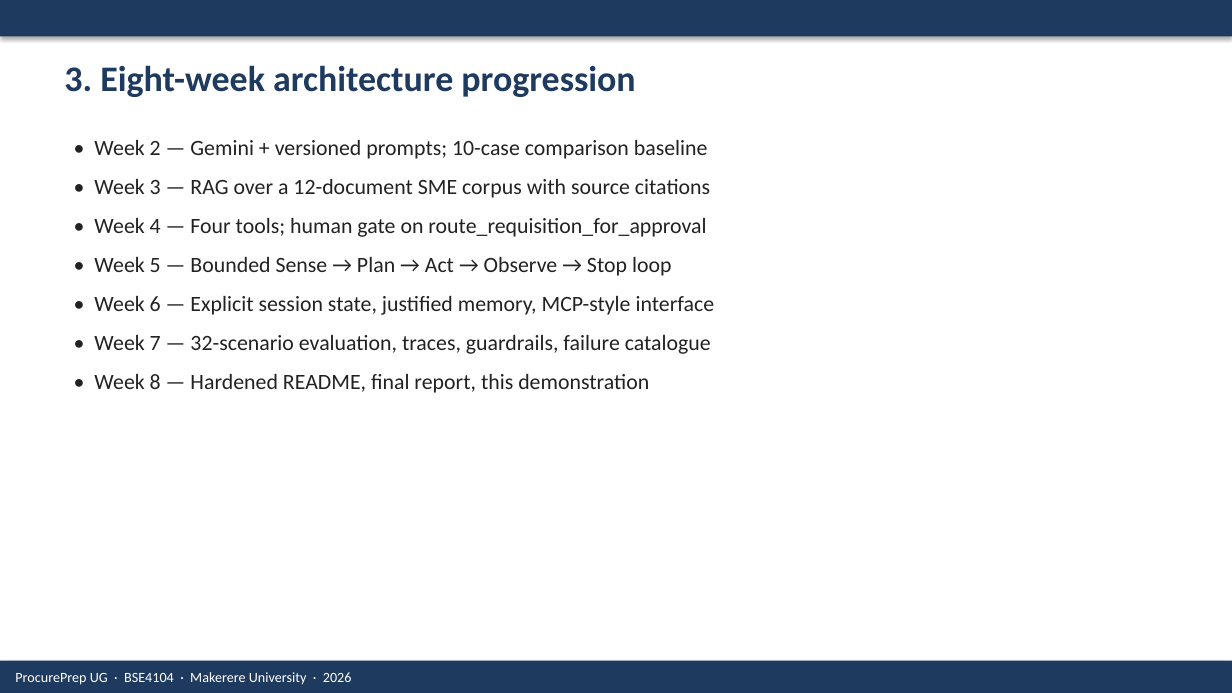
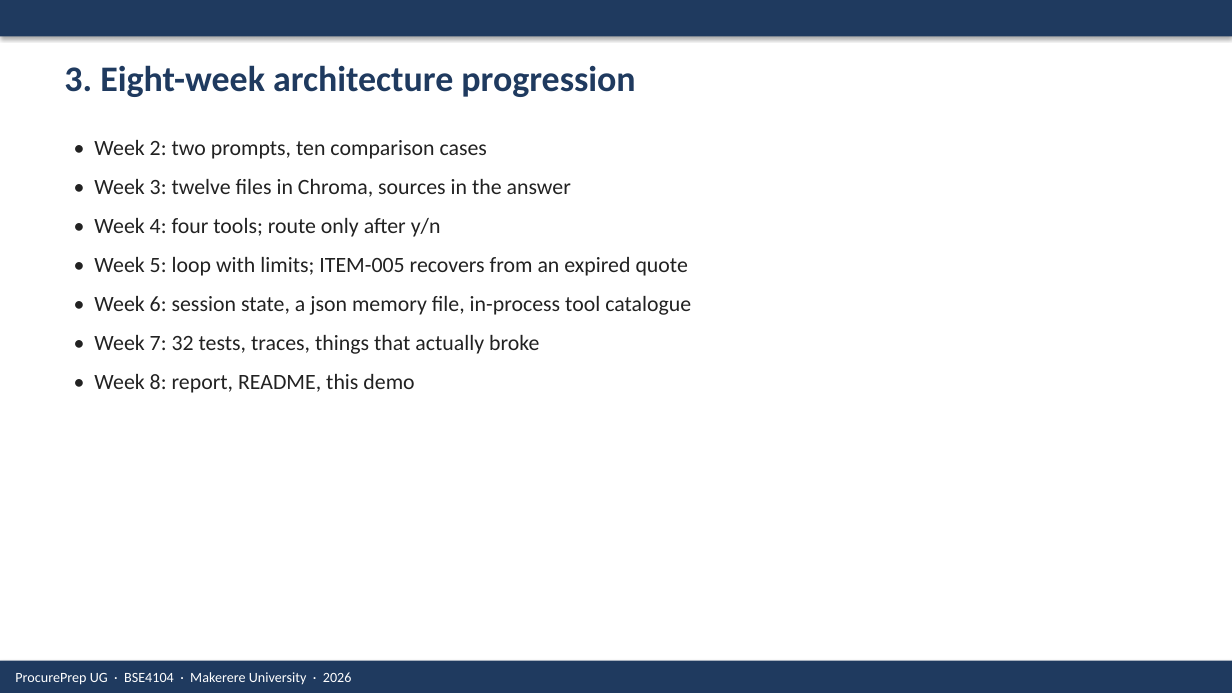
Before and after one commit to AINEMBABAZI-KIIZA-DAVIS/BSE4104_Capstone, a slide deck: slide 4 of docs/ProcurePrep UG Final Presentation.pptx. Drawn at 1232x693 pixels with LibreOffice and Linux fonts; fonts in the diff are those of the drawing. Boxes give left, top, right and bottom in pixels: in the first picture for what was removed or moved away, otherwise in the second. Text is boxed around its words. In the diff, an @@ line names an element or a change of style, - is before the commit and + after.

Commit message:
feat: connect live procurement backend and evaluation flow

```diff
--- a/docs/ProcurePrep UG Final Presentation.pptx
+++ b/docs/ProcurePrep UG Final Presentation.pptx
@@ text at [94,140,691,393]: text changed @@
-• Week 2 — Gemini + versioned prompts; 10-case comparison baseline
-• Week 3 — RAG over a 12-document SME corpus with source citations
-• Week 4 — Four tools; human gate on route_requisition_for_approval
-• Week 5 — Bounded Sense → Plan → Act → Observe → Stop loop
-• Week 6 — Explicit session state, justified memory, MCP-style interface
-• Week 7 — 32-scenario evaluation, traces, guardrails, failure catalogue
-• Week 8 — Hardened README, final report, this demonstration
+• Week 2: two prompts, ten comparison cases
+• Week 3: twelve files in Chroma, sources in the answer
+• Week 4: four tools; route only after y/n
+• Week 5: loop with limits; ITEM-005 recovers from an expired quote
+• Week 6: session state, a json memory file, in-process tool catalogue
+• Week 7: 32 tests, traces, things that actually broke
+• Week 8: report, README, this demo
```
Also in this commit, not shown: 8 other slides changed, 1 slide added, 1 slide removed, 29 other files.
